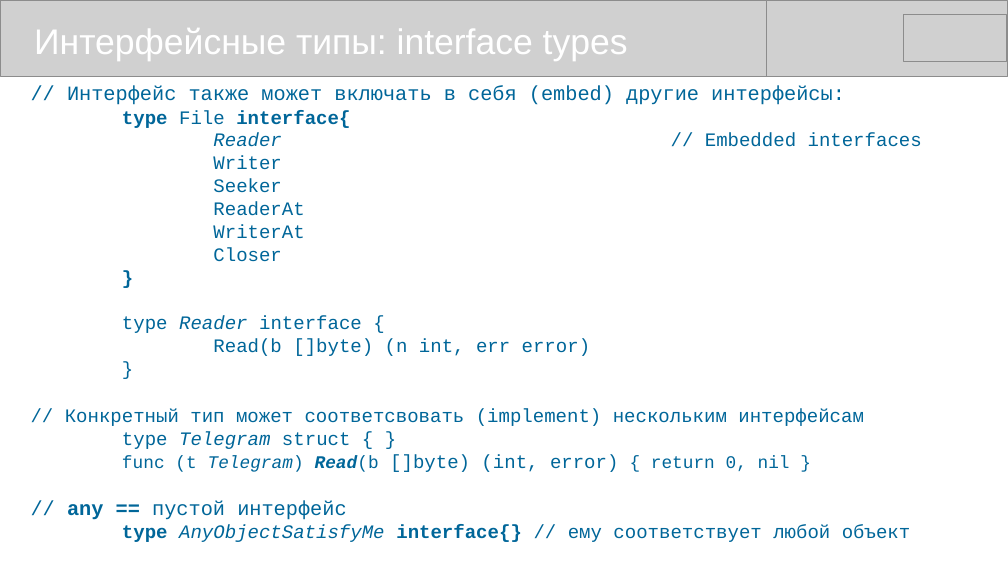
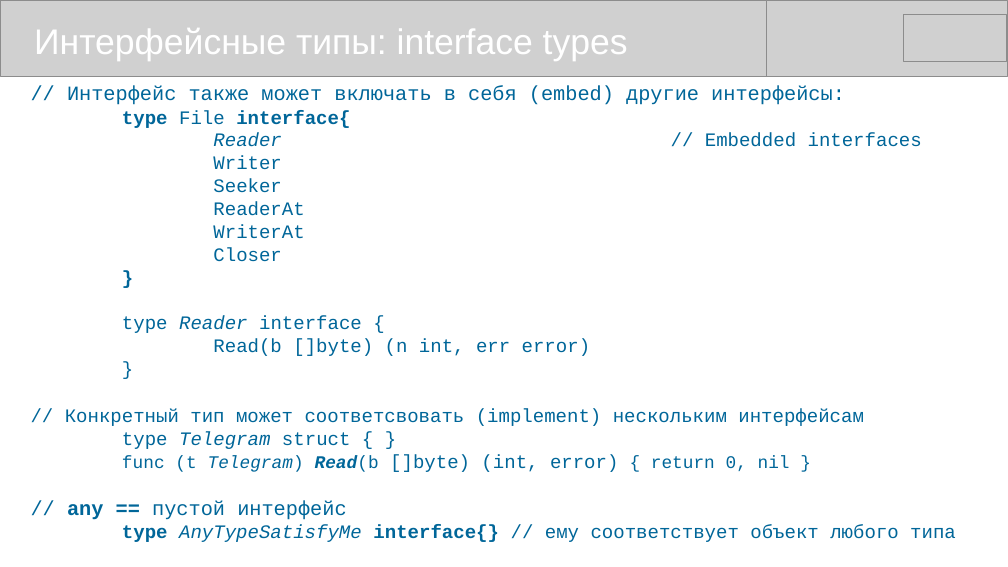
Before and after one commit to mike-shock/Go_language, a slide deck: slide 32 of Go_Review.odp. Drawn at 1008x567 pixels with LibreOffice and Linux fonts; fonts in the diff are those of the drawing; grey boxes stand for pictures. Boxes give left, top, right and bottom in pixels: in the first picture for what was removed or moved away, otherwise in the second. Text is boxed around its words. In the diff, an @@ line names an element or a change of style, - is before the commit and + after.

```diff
--- a/Go_Review.odp
+++ b/Go_Review.odp
@@ text at <box>122,525,956,542</box>: text changed @@
-type AnyObjectSatisfyMe interface{} // ему соответствует любой объект
+type AnyTypeSatisfyMe interface{} // ему соответствует объект любого типа
```
Also in this commit, not shown: 8 other slides changed, 1 other file.
